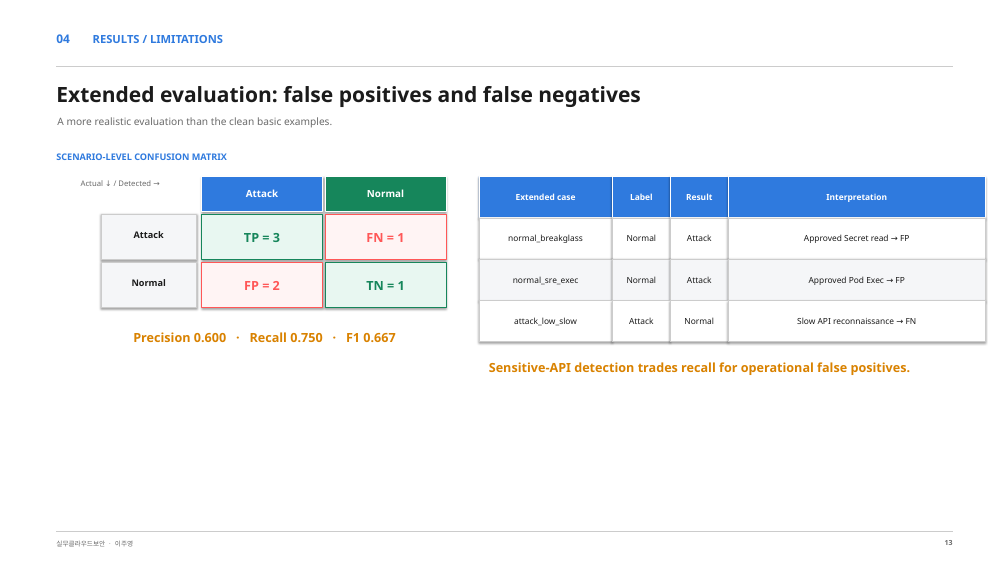
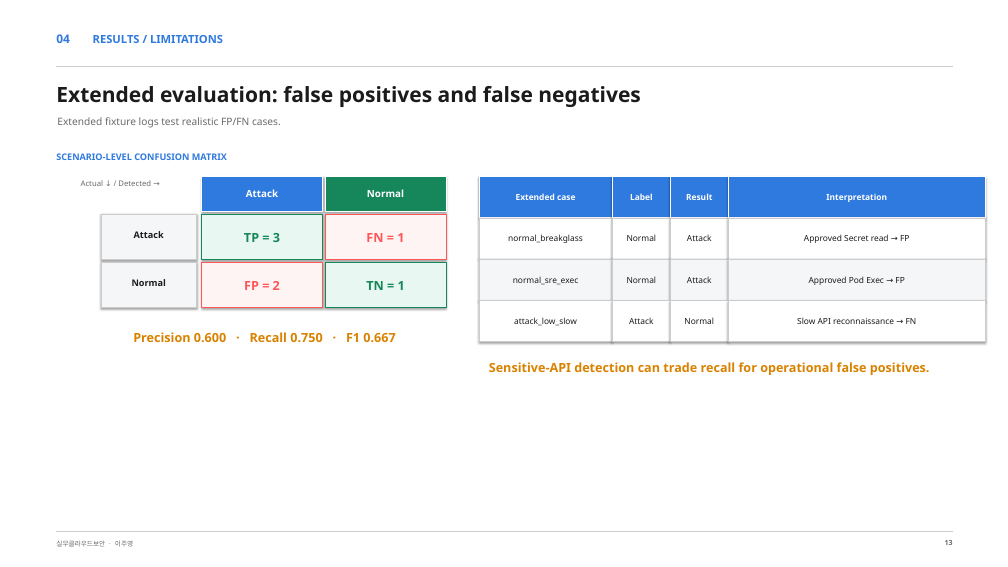
Before and after one commit to leeju0/Cloud_PBL, a slide deck: slide 13 of presentation/api_credential_abuse_detection.pptx. Drawn at 1008x567 pixels with LibreOffice and Linux fonts; fonts in the diff are those of the drawing. Boxes give left, top, right and bottom in pixels: in the first picture for what was removed or moved away, otherwise in the second. Text is boxed around its words. In the diff, an @@ line names an element or a change of style, - is before the commit and + after.

```diff
--- a/presentation/api_credential_abuse_detection.pptx
+++ b/presentation/api_credential_abuse_detection.pptx
@@ text at <box>57,117,281,128</box>: text changed @@
-A more realistic evaluation than the clean basic examples.
+Extended fixture logs test realistic FP/FN cases.
@@ text at <box>489,362,930,375</box>: text changed @@
-Sensitive-API detection trades recall for operational false positives.
+Sensitive-API detection can trade recall for operational false positives.
```
Also in this commit, not shown: 11 other slides changed, 1 other file.
